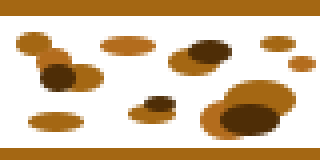
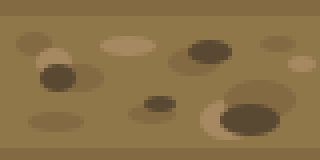
Layered file, before and after one edit (320x160). Changes by layer:
painted on "Elipsa 7" over [144, 96, 176, 112]
painted on "Elipsa 6" over [220, 104, 280, 136]
painted on "Elipsa 5" over [40, 64, 76, 92]
painted on "Elipsa 4" over [188, 40, 232, 64]
painted on "Elipsa 15" over [288, 56, 316, 72]
painted on "Elipsa 14" over [200, 100, 256, 140]
painted on "Elipsa 13" over [100, 36, 156, 56]
painted on "Elipsa 2" over [36, 48, 72, 76]
showed "Pozadí" over [0, 0, 320, 160]
